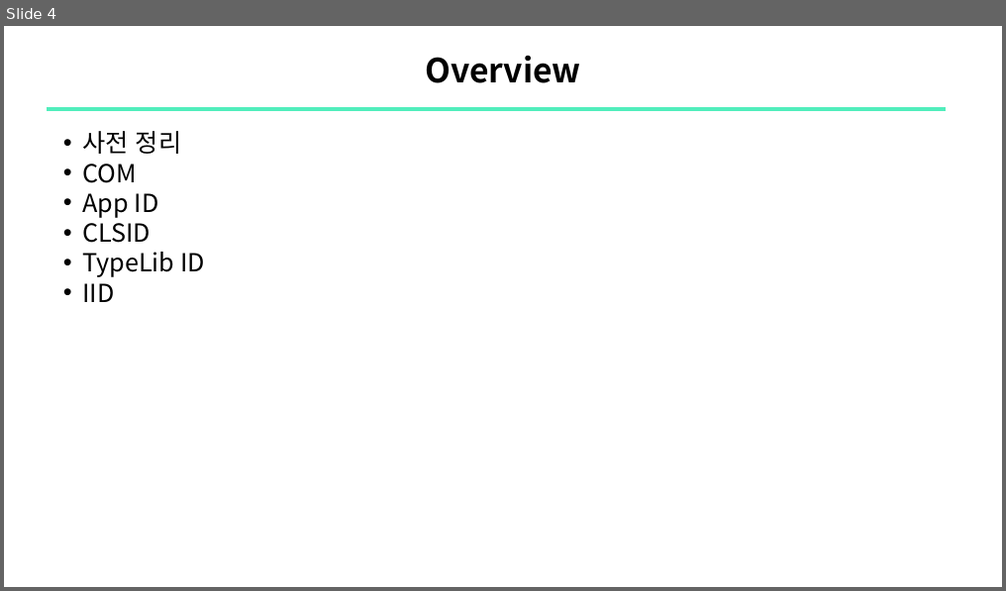
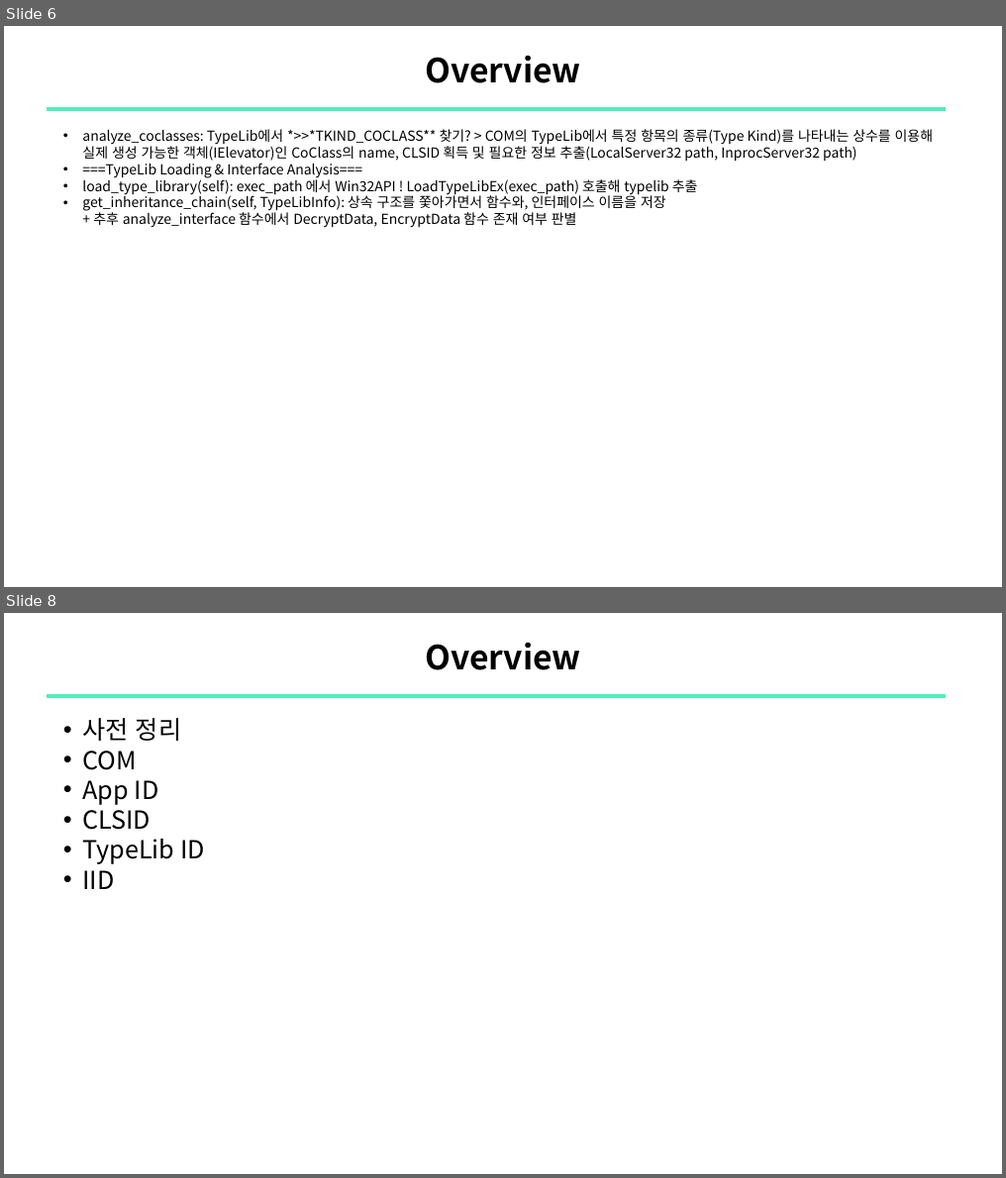
Before and after one commit to sewonpark-sec/SSL-Seminar, a slide deck: 16_COMrade_ABE_Analysis.pptx. Shown one above the other, each under a label of ours: slide 4 before the commit, slides 6 and 8 after it; the slides between them are not shown. The pictures are 1006x591 and 1006x1178 pixels, drawn with LibreOffice and Linux fonts; fonts in the diff are those of the drawing. Boxes give left, top, right and bottom in pixels: in the first picture for what was removed or moved away, otherwise in the second. Text is boxed around its words. In the diff, an @@ line names an element or a change of style, - is before the commit and + after.

Commit message:
upload: COMrade ABE Analysis

```diff
--- a/16_COMrade_ABE_Analysis.pptx
+++ b/16_COMrade_ABE_Analysis.pptx
@@ slide 6 added at box(4, 26, 1002, 587), background #FFFFFF @@
@@ title added at box(425, 55, 581, 83), 24 pt, text #000000, bold @@
+Overview
@@ line added from (46, 109) to (946, 109), #51EEBC 3 pt @@
@@ text added at box(82, 129, 934, 228), 10 pt, text #000000 @@
+    • analyze_coclasses: TypeLib에서 *>>*TKIND_COCLASS** 찾기? > COM의 TypeLib에서 특정 항목의 종류(Type Kind)를 나타내는 상수를 이용해 실제 생성 가능한 객체(IElevator)인 CoClass의 name, CLSID 획득 및 필요한 정보 추출(LocalServer32 path, InprocServer32 path)
+    • ===TypeLib Loading & Interface Analysis===
+    • load_type_library(self): exec_path 에서 Win32API ! LoadTypeLibEx(exec_path) 호출해 typelib 추출
+    • get_inheritance_chain(self, TypeLibInfo): 상속 구조를 쫓아가면서 함수와, 인터페이스 이름을 저장
+      + 추후 analyze_interface 함수에서 DecryptData, EncryptData 함수 존재 여부 판별
@@ what was slide 4 is now slide 8 @@
```
Also in this commit, not shown: 1 slide changed, 3 other slides added.
